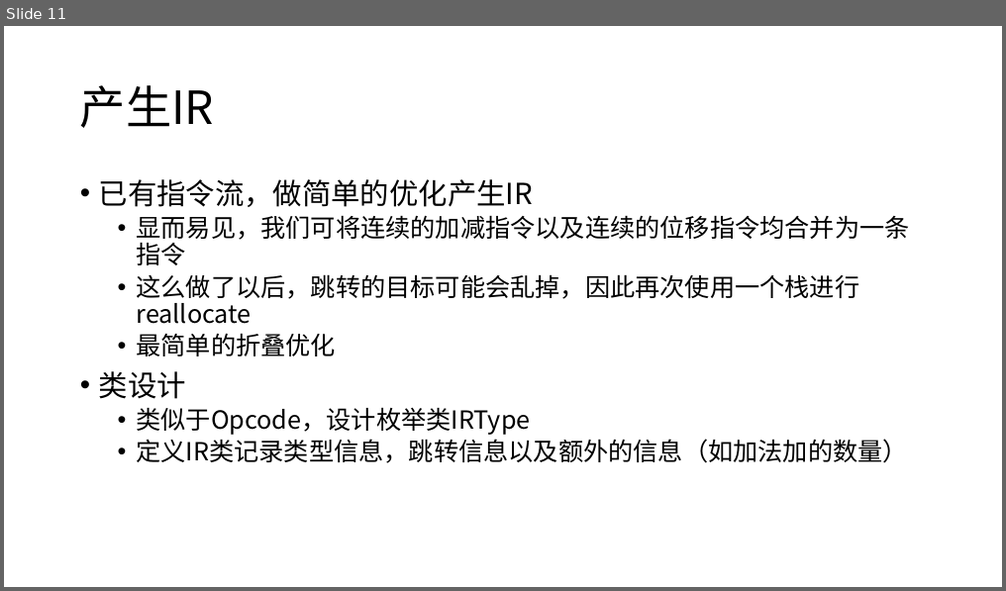
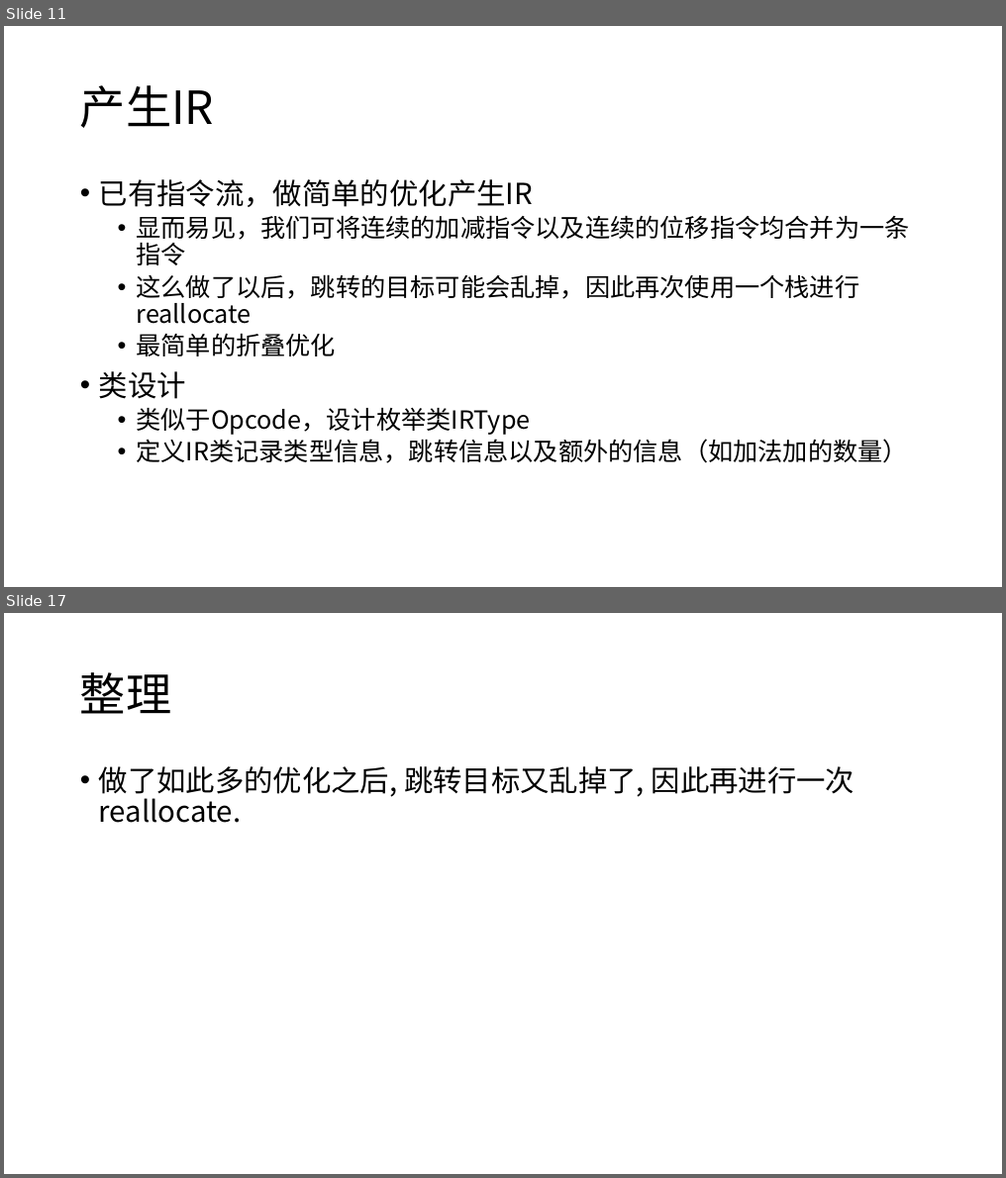
Before and after one commit to UshioA/bfpy, a slide deck: Python演示文稿.pptx. Shown one above the other, each under a label of ours: slide 11 before the commit, slides 11 and 17 after it; the slides between them are not shown. The pictures are 1006x591 and 1006x1178 pixels, drawn with LibreOffice and Linux fonts; fonts in the diff are those of the drawing. Boxes give left, top, right and bottom in pixels: in the first picture for what was removed or moved away, otherwise in the second. Text is boxed around its words. In the diff, an @@ line names an element or a change of style, - is before the commit and + after.

```diff
--- a/Python演示文稿.pptx
+++ b/Python演示文稿.pptx
@@ slide 17 added at bbox=[4, 613, 1002, 1174], background #FFFFFF @@
@@ title added at bbox=[80, 672, 171, 714], 44 pt, text #000000 @@
+整理
@@ text added at bbox=[99, 766, 855, 823], 28 pt, text #000000 @@
+• 做了如此多的优化之后, 跳转目标又乱掉了, 因此再进行一次reallocate.
```
Also in this commit, not shown: 2 slides changed, 10 other slides added, 1 slide removed.
